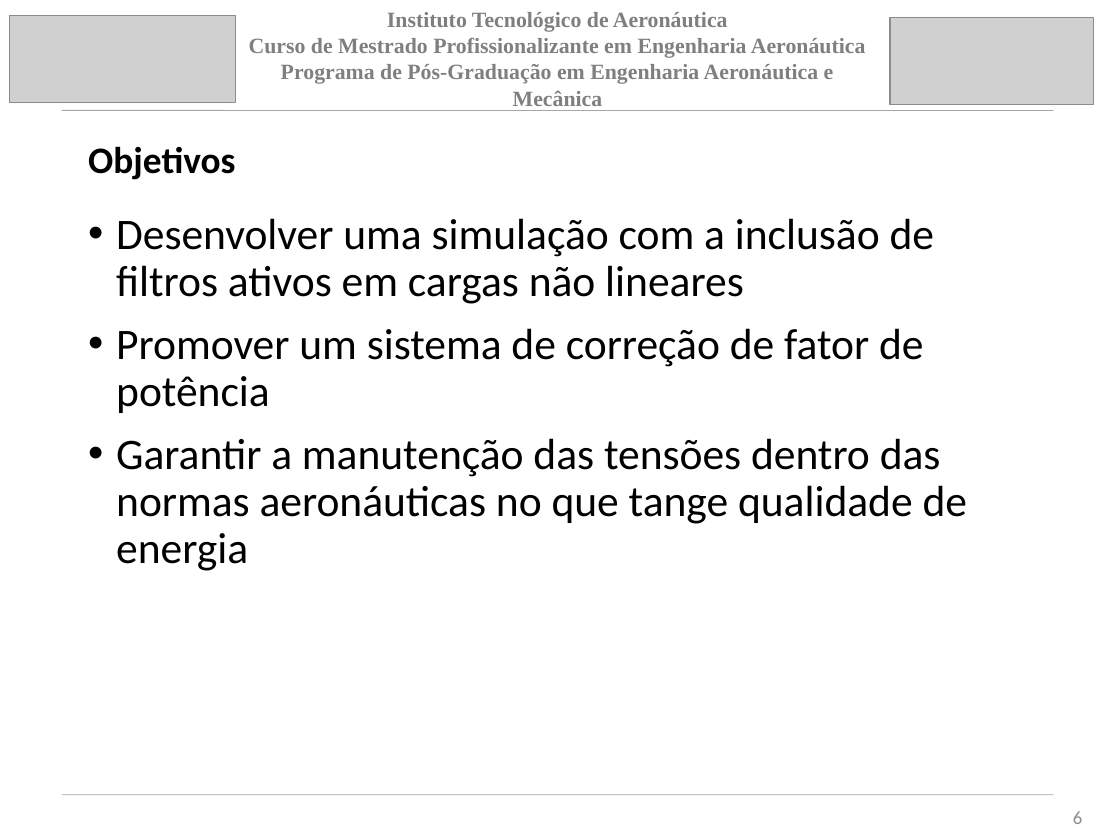
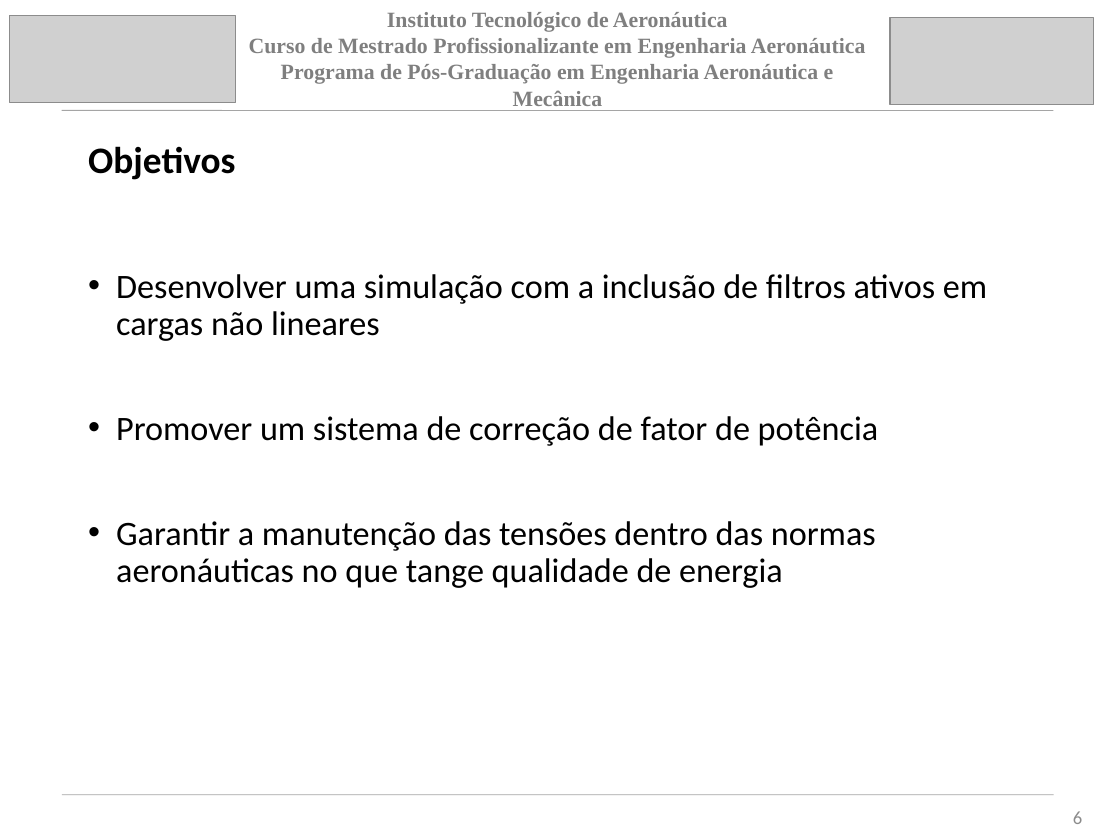
Before and after one commit to jpsoliv/MestradoJPSO, a slide deck: slide 6 of Apresentação/Apresentação_baixo_nive_V1.pptx. Drawn at 1120x840 pixels with LibreOffice and Linux fonts; fonts in the diff are those of the drawing; grey boxes stand for pictures. Boxes give left, top, right and bottom in pixels: in the first picture for what was removed or moved away, otherwise in the second. Text is boxed around its words. In the diff, an @@ line names an element or a change of style, - is before the commit and + after.

```diff
--- a/Apresentação/Apresentação_baixo_nive_V1.pptx
+++ b/Apresentação/Apresentação_baixo_nive_V1.pptx
@@ text "Desenvolver uma simulação com a ..." at <box>116,274,987,588</box>: size 28 to 22 pt @@
```
Also in this commit, not shown: 7 other slides changed, 1 other file.
